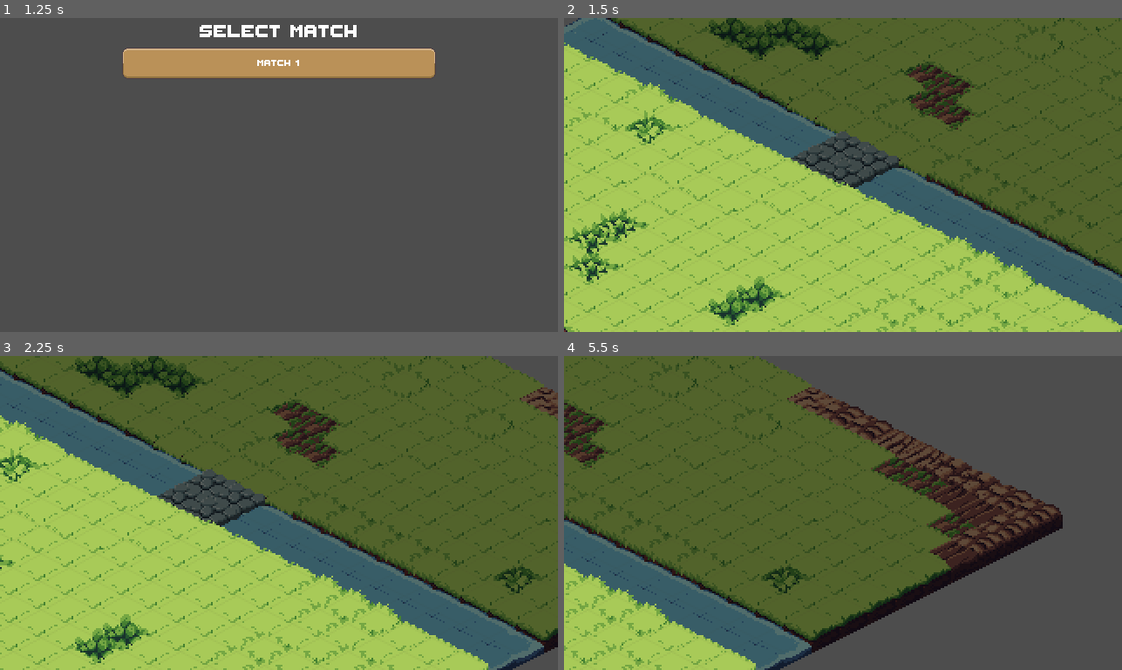
Above: before the commit, frames 1-4 (two rows, left to right).
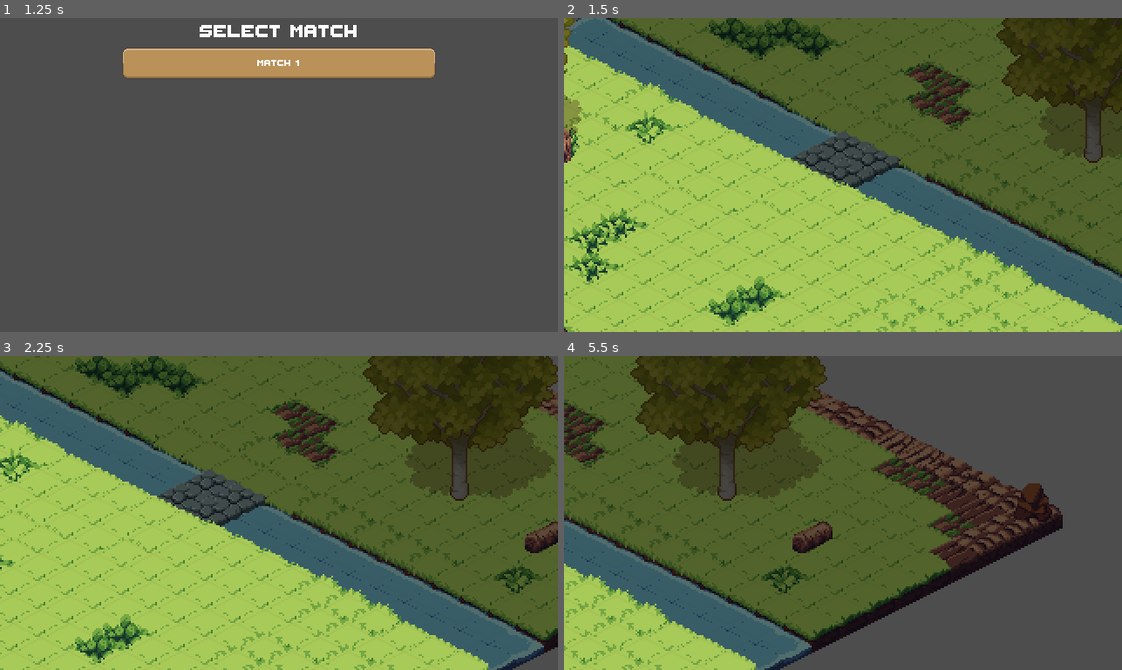
Above: after the commit, the same moments.

Repository: agh-cs-imbeciles/heralds-of-war
Game: Godot game, scene res://scenes/ui/menu/menu.tscn
Same seed, same stepped clock (60 frames per second), same inputs: the game is played once before the commit and once after it.
Inputs (mouse positions are in pixels of both pictures, inside the frame that each line leads up to):
- Up to frame 1 (1.25 s): click "START GAME" at 0.5 s
- Up to frame 2 (1.5 s): click "Match 1" at 1.25 s
- Up to frame 3 (2.25 s): tap Enter at 2 s; move the mouse to (401, 497) at 2.02 s; hold Right from 2.03 s (still down); click (401, 497) at 2.17 s
- Up to frame 4 (5.5 s): move the mouse to (731, 528) at 2.77 s; release Right at 2.78 s; hold Down 2.78-3.53 s; move the mouse to (898, 443) at 3.52 s; hold Right 3.53-4.28 s; move the mouse to (815, 575) at 4.27 s; hold Up 4.28-5.03 s; click (815, 575) at 4.42 s; move the mouse to (1010, 560) at 5.02 s; hold Left from 5.03 s (still down)

Frame 1 is identical in both runs. In frame 2, 8.1% of the frame differs, in the area x 0-100%, y 0-47%; in frame 3, 12%; in frame 4, 12%, in the area x 11-88%, y 0-63%.

Commit message:
Feat: Add obstacle objects

Diff:
--- a/assets/resources/terrain_tileset.tres
+++ b/assets/resources/terrain_tileset.tres
@@ -1,6 +1,7 @@
-[gd_resource type="TileSet" load_steps=3 format=3 uid="uid://xd0jqo1f7ya4"]
+[gd_resource type="TileSet" load_steps=5 format=3 uid="uid://xd0jqo1f7ya4"]
 
 [ext_resource type="Texture2D" uid="uid://cn1pc7vuyyn86" path="res://assets/sprites/terrain/tileset.png" id="1_hgd4v"]
+[ext_resource type="Texture2D" uid="uid://65nhnob6eauc" path="res://assets/sprites/terrain/tree_tileset.png" id="2_mlqlf"]
 
 [sub_resource type="TileSetAtlasSource" id="TileSetAtlasSource_yqjtg"]
 texture = ExtResource("1_hgd4v")
@@ -54,25 +55,42 @@
 2:4/0 = 0
 3:4/0 = 0
 4:4/0 = 0
+4:4/0/texture_origin = Vector2i(2, 7)
 5:4/0 = 0
+5:4/0/texture_origin = Vector2i(2, 6)
 6:4/0 = 0
+6:4/0/texture_origin = Vector2i(0, 8)
 7:4/0 = 0
+7:4/0/texture_origin = Vector2i(0, 8)
 8:4/0 = 0
+8:4/0/texture_origin = Vector2i(2, 6)
 9:4/0 = 0
+9:4/0/texture_origin = Vector2i(0, 8)
 10:4/0 = 0
+10:4/0/texture_origin = Vector2i(0, 8)
 0:5/0 = 0
+0:5/0/texture_origin = Vector2i(0, 8)
 1:5/0 = 0
+1:5/0/texture_origin = Vector2i(0, 8)
 2:5/0 = 0
+2:5/0/texture_origin = Vector2i(0, 8)
 3:5/0 = 0
+3:5/0/texture_origin = Vector2i(0, 8)
 4:5/0 = 0
+4:5/0/texture_origin = Vector2i(0, 8)
 5:5/0 = 0
+5:5/0/texture_origin = Vector2i(0, 8)
 6:5/0 = 0
 7:5/0 = 0
 8:5/0 = 0
 9:5/0 = 0
+9:5/0/texture_origin = Vector2i(0, 8)
 10:5/0 = 0
+10:5/0/texture_origin = Vector2i(0, 8)
 0:6/0 = 0
+0:6/0/texture_origin = Vector2i(0, 8)
 1:6/0 = 0
+1:6/0/texture_origin = Vector2i(0, 8)
 2:6/0 = 0
 3:6/0 = 0
 4:6/0 = 0
@@ -123,8 +141,25 @@
 3:8/0 = 0
 9:6/0 = 0
 
+[sub_resource type="TileSetAtlasSource" id="TileSetAtlasSource_n24yo"]
+texture = ExtResource("2_mlqlf")
+texture_region_size = Vector2i(32, 16)
+0:0/size_in_atlas = Vector2i(5, 10)
+0:0/0 = 0
+0:0/0/texture_origin = Vector2i(0, 72)
+3:12/size_in_atlas = Vector2i(1, 2)
+3:12/0 = 0
+3:12/0/texture_origin = Vector2i(0, 8)
+5:1/size_in_atlas = Vector2i(3, 9)
+5:1/0 = 0
+5:1/0/texture_origin = Vector2i(0, 64)
+9:1/size_in_atlas = Vector2i(3, 9)
+9:1/0 = 0
+9:1/0/texture_origin = Vector2i(0, 64)
+
 [resource]
 tile_shape = 1
 tile_layout = 5
 tile_size = Vector2i(32, 16)
 sources/0 = SubResource("TileSetAtlasSource_yqjtg")
+sources/1 = SubResource("TileSetAtlasSource_n24yo")
--- a/scenes/matches/match_1.tscn
+++ b/scenes/matches/match_1.tscn
@@ -10,6 +10,7 @@
 [ext_resource type="Script" uid="uid://b178hqhf1fe6f" path="res://src/game/board/board.gd" id="3_g0v03"]
 [ext_resource type="Script" uid="uid://i3exemmdxb6d" path="res://src/game/board/board_input_manager.gd" id="6_u5ntg"]
 [ext_resource type="Script" uid="uid://c0mx0vvijq1vj" path="res://src/game/board/board_tile_map.gd" id="6_xch1l"]
+[ext_resource type="Script" uid="uid://bruhbofycekue" path="res://src/game/board/board_obstacle_tile_map.gd" id="10_nvtrm"]
 
 [sub_resource type="ShaderMaterial" id="ShaderMaterial_plr6o"]
 shader = ExtResource("2_xch1l")
@@ -67,6 +68,11 @@
 tile_set = ExtResource("3_dvtnx")
 script = ExtResource("6_xch1l")
 
+[node name="ObstacleTileMap" type="TileMapLayer" parent="Board/BoardTileMap"]
+tile_map_data = PackedByteArray("AAAOAAUAAQAAAAAAAAAUAAAAAAAKAAQAAAADAA4AAAAFAAQAAAARAAUAAAAEAAQAAAADAA8AAQAJAAEAAAAEAA4AAAAIAAQAAAA=")
+tile_set = ExtResource("3_dvtnx")
+script = ExtResource("10_nvtrm")
+
 [node name="PlayerA" type="TileMapLayer" parent="Board/BoardTileMap"]
 modulate = Color(0.1, 0.85, 1, 0.235294)
 z_index = 128
@@ -89,4 +95,4 @@
 script = ExtResource("6_u5ntg")
 metadata/_custom_type_script = "uid://i3exemmdxb6d"
 
-[node name="Units" type="Node" parent="Board"]
+[node name="Units" type="Node2D" parent="Board"]
--- a/src/game/board/board.gd
+++ b/src/game/board/board.gd
@@ -9,6 +9,8 @@
 @onready var input_manager: BoardInputManager = $"./BoardInputManager"
 @onready var unit_node_container: Node = $"./Units"
 @onready var tile_map: BoardTileMap = $"./BoardTileMap"
+@onready var obstacle_tile_map: BoardObstacleTileMap \
+	= $"./BoardTileMap/ObstacleTileMap"
 
 
 func _ready() -> void:
@@ -50,6 +52,9 @@
 
 
 func get_cell_cost(map_index: Vector2i) -> int:
+	if obstacle_tile_map.get_cell_tile_data(map_index):
+		return Global.CELL_COST_INFINITY
+
 	var atlas_coords = tile_map.get_cell_atlas_coords(map_index)
 	var coord_key = VectorUtils.vector2i_to_string(atlas_coords)
 	return cost.get(coord_key, Global.CELL_COST_INFINITY)
@@ -108,6 +113,10 @@
 	return player_unit_count
 
 
+func is_obstacle_at(map_index: Vector2i) -> bool:
+	return obstacle_tile_map.get_cell_tile_data(map_index) != null
+
+
 func update_cell_cost(map_index: Vector2i, new_cost: float) -> void:
 	var i := get_cell_id(map_index)
 	path_finder.set_point_weight_scale(i, new_cost)
--- /dev/null
+++ b/src/game/board/board_obstacle_tile_map.gd
@@ -0,0 +1,37 @@
+class_name BoardObstacleTileMap extends TileMapLayer
+
+var __tile_update_functions: Dictionary[Vector2i, Callable] = {}
+
+
+func set_cell_color(coords: Vector2i, color: Color, update = false) -> void:
+	__tile_update_functions.set(coords, func(tile: TileData) -> TileData:
+		tile.modulate = color
+		return tile
+	)
+
+	if update:
+		notify_runtime_tile_data_update()
+
+
+func set_cell_z_index(
+	coords: Vector2i,
+	tile_z_index: int,
+	update = false,
+) -> void:
+	__tile_update_functions.set(coords, func(tile: TileData) -> TileData:
+		tile.z_index = tile_z_index
+		return tile
+	)
+
+	if update:
+		notify_runtime_tile_data_update()
+
+
+func _use_tile_data_runtime_update(coords: Vector2i) -> bool:
+	return __tile_update_functions.has(coords)
+
+
+func _tile_data_runtime_update(coords: Vector2i, tile_data: TileData) -> void:
+	var update_fn: Callable = __tile_update_functions[coords]
+	update_fn.call(tile_data)
+	__tile_update_functions.erase(coords)
--- a/src/game/managers/match_placement_manager.gd
+++ b/src/game/managers/match_placement_manager.gd
@@ -43,9 +43,9 @@
 func __on_cell_pressed(cell_position: Vector2i, button: MouseButton) -> void:
 	if button != MOUSE_BUTTON_LEFT:
 		return
-
-	var unit := __board.get_unit(cell_position)
-	if unit is Unit:
+	if __board.get_unit(cell_position) is Unit:
+		return
+	if __board.is_obstacle_at(cell_position):
 		return
 
 	var player := __players[__current_player_index]
--- a/src/ui/game/board/board_ui.gd
+++ b/src/ui/game/board/board_ui.gd
@@ -3,7 +3,7 @@
 enum HighlightTile { HOVER, FOCUS, MOVE, ATTACK, ATTACK_MOVE, COMMITTED_UNIT }
 var UnitState = MatchPlayManager.UnitState
 
-@export var unit_min_z_index = 128
+@export var min_z_index = 128
 
 @onready var __match: Match = $"../.."
 @onready var __board: Board = $"../../Board"
@@ -81,6 +81,7 @@
 	__board.input_manager.mouse_left_board.connect(__on_mouse_left_board)
 
 	hide_player_tile_maps()
+	set_obstacle_z_indicies()
 
 
 func __on_unit_added(unit: Unit) -> void:
@@ -242,7 +243,7 @@
 
 
 func set_unit_z_index(unit: Unit) -> void:
-	unit.z_index = get_unit_z_index(unit.map_position)
+	unit.z_index = get_tile_z_index(unit.map_position)
 
 
 func hide_player_tile_maps() -> void:
@@ -250,10 +251,22 @@
 		tile_map.hide()
 
 
+func set_obstacle_z_indicies() -> void:
+	for coords in __board.obstacle_tile_map.get_used_cells():
+		__board.obstacle_tile_map.set_cell_z_index(
+			coords,
+			get_tile_z_index(coords),
+		)
+	__board.obstacle_tile_map.notify_runtime_tile_data_update()
+
+
 func set_cells_color(cells: Array[Vector2i], color: Color) -> void:
 	for cell in cells:
 		__board.tile_map.set_cell_color(cell, color)
+		__board.obstacle_tile_map.set_cell_color(cell, color)
+
 	__board.tile_map.notify_runtime_tile_data_update()
+	__board.obstacle_tile_map.notify_runtime_tile_data_update()
 
 
 func render_hover(hover_position: Vector2) -> void:
@@ -335,8 +348,8 @@
 	__player_unit_tiles.erase(map_position_key)
 
 
-func get_unit_z_index(map_position: Vector2i) -> int:
+func get_tile_z_index(map_position: Vector2i) -> int:
 	var board_rect := __board.tile_map.get_used_rect()
 	return map_position.y * board_rect.size.y \
 		+ map_position.x \
-		+ unit_min_z_index
+		+ min_z_index
Binary file added: assets/sprites/terrain/tree_tileset.png
Not shown, added: assets/sprites/terrain/tree_tileset.png.import
Not shown: 1 places in scenes/matches/match_1.tscn that only renumber resources
Not shown, added: src/game/board/board_obstacle_tile_map.gd.uid
